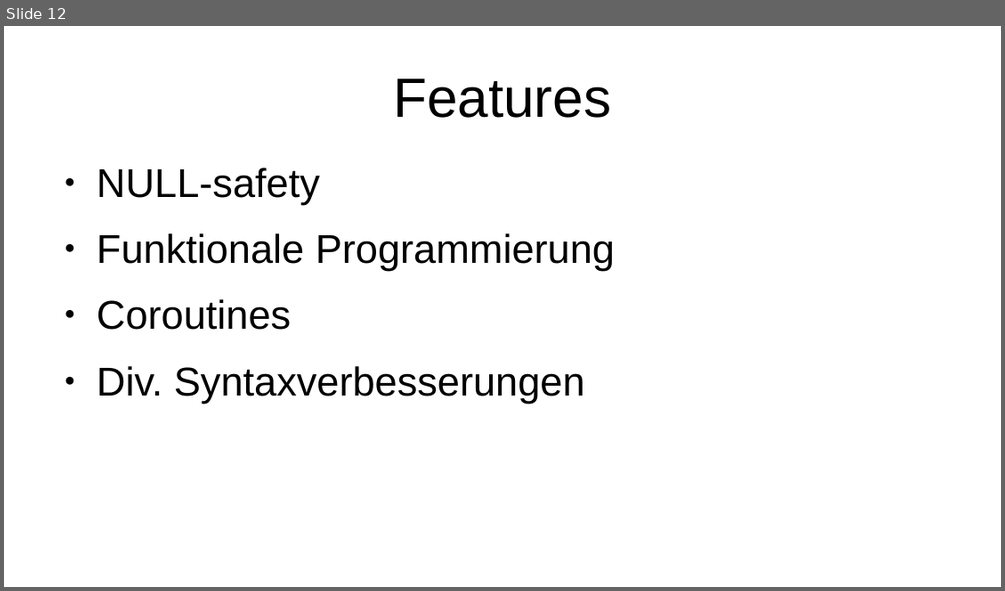
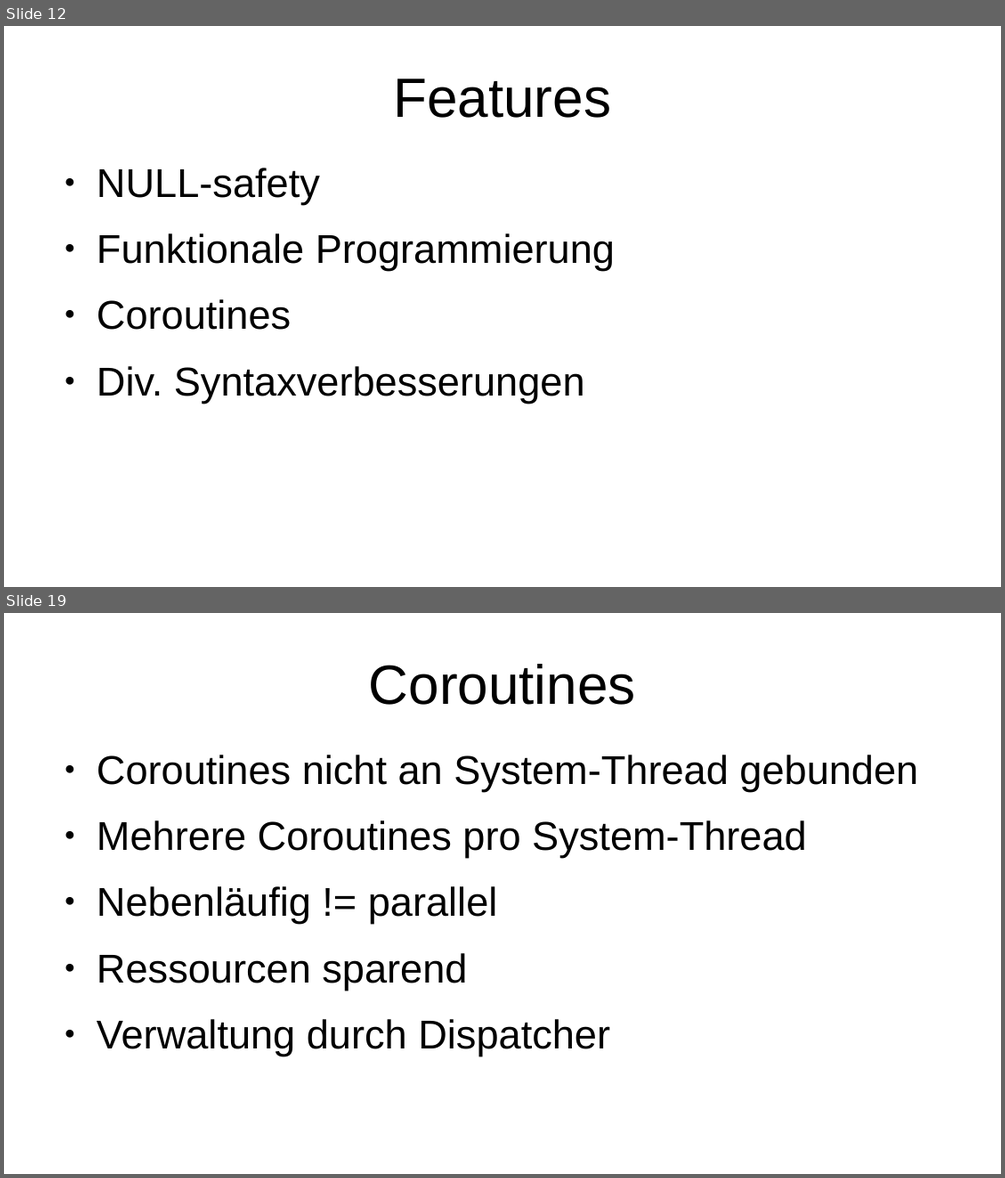
Before and after one commit to FSpruhs/kotlin-statt-java, a slide deck: presentation.odp. Shown one above the other, each under a label of ours: slide 12 before the commit, slides 12 and 19 after it; the slides between them are not shown. The pictures are 1005x591 and 1005x1178 pixels, drawn with LibreOffice and Linux fonts; fonts in the diff are those of the drawing. Boxes give left, top, right and bottom in pixels: in the first picture for what was removed or moved away, otherwise in the second. Text is boxed around its words. In the diff, an @@ line names an element or a change of style, - is before the commit and + after.

Commit message:
presentation

```diff
--- a/presentation.odp
+++ b/presentation.odp
@@ slide 19 added at (4, 613, 1001, 1174), background #FFFFFF @@
@@ title added at (369, 664, 636, 705), 44 pt, text #000000 @@
+Coroutines
@@ text added at (97, 755, 918, 1055), 32 pt, text #000000 @@
+● Coroutines nicht an System-Thread gebunden
+● Mehrere Coroutines pro System-Thread
+● Nebenläufig != parallel
+● Ressourcen sparend
+● Verwaltung durch Dispatcher
```
Also in this commit, not shown: 9 other slides added.
